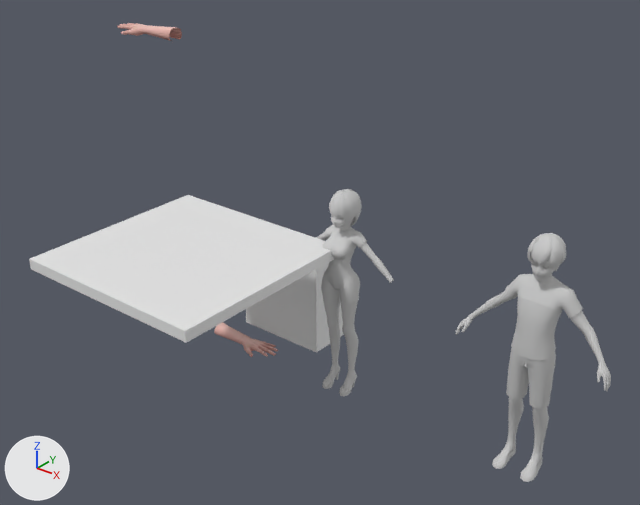
The FBX model Assets/Resources/Hand/boyhand/boyhand@bpenggang.FBX as it was, and as the next commit left it.
Rendered twice from a 50 mm lens placed at (4.43, -4.69, 4.01), pointed at (0.95, -0.34, 1.31). Lighting does not change. The marker at lower left points along +X, +Y and +Z. Where no turn or scale is listed for an object, it has been applied to the vertices.

Script lines for the objects in view, before the commit:
```python
ob_box001 = bpy.data.objects.new('Box001', me_mesh_016)
ob_box001.location = (0.109, -0.814, 1.156)
ob_box002 = bpy.data.objects.new('Box002', me_mesh_017)
ob_box002.location = (0.036, 0.445, 0.0)
ob_boy_hand002 = bpy.data.objects.new('Boy_Hand002', me_mesh_018)
ob_boy_hand002.location = (-1.167, 0.0, 2.505)
ob_boy_hand002.rotation_euler = (3.142, 0.0, -1.571)  # degrees (180, 0, -90)
ob_boy_hand002.scale = (-1.0, -1.0, -1.0)
ob_objdefault03 = bpy.data.objects.new('objdefault03', me_mesh_001)
ob_objdefault03.location = (0.898, 0.0, 0.0)
ob_objdefault07 = bpy.data.objects.new('objdefault07', me_mesh_004)
ob_objdefault07.location = (0.898, 0.0, 0.0)
ob_objdefault13 = bpy.data.objects.new('objdefault13', me_mesh_008)
ob_objdefault13.location = (2.436, 0.0, 0.0)
ob_objdefault15 = bpy.data.objects.new('objdefault15', me_mesh_010)
ob_objdefault15.location = (2.436, 0.0, 0.0)
ob_objdefault16 = bpy.data.objects.new('objdefault16', me_mesh_011)
ob_objdefault16.location = (2.436, 0.0, 0.0)
ob_objdefault17 = bpy.data.objects.new('objdefault17', me_mesh_012)
ob_objdefault17.location = (2.436, 0.0, 0.0)
# also in view: 'objdefault04' at (0.9, -0.02, 0.61); 'objdefault20' at (2.44, 0.02, 1.22); 'objdefault06' at (0.9, 0.0, 1.52); 'Boy_Hand' at (-0.11, -0.03, 0.03); 'objdefault12' at (2.44, -0.01, 0.07)
```
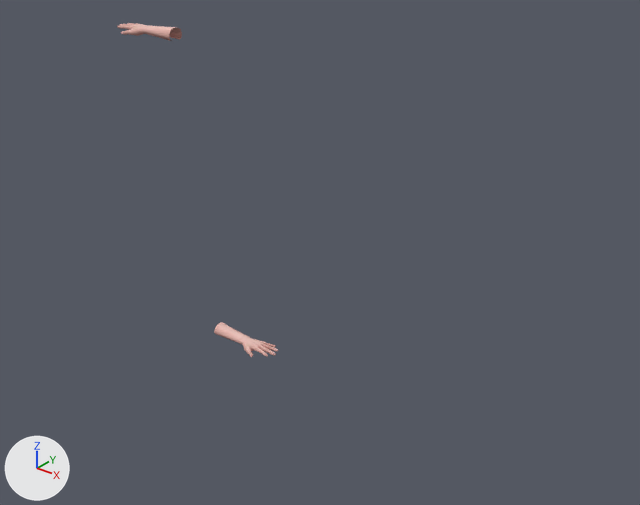
Where the change shows, as pixel boxes (x1, y1, x2, y2) in the pictures (640 x 505 px):
```json
{"object": "Box001", "change": "deleted", "before": [29, 195, 334, 343]}
{"object": "objdefault20", "change": "deleted", "before": [471, 274, 604, 362]}
{"object": "Box002", "change": "deleted", "before": [246, 263, 344, 353]}
{"object": "objdefault13", "change": "deleted", "before": [506, 348, 556, 453]}
{"object": "objdefault04", "change": "deleted", "before": [321, 271, 360, 370]}
{"object": "objdefault10", "change": "deleted", "before": [315, 224, 394, 283]}
{"object": "objdefault16", "change": "deleted", "before": [527, 233, 566, 269]}
{"object": "objdefault06", "change": "deleted", "before": [329, 189, 362, 230]}
{"object": "objdefault12", "change": "deleted", "before": [492, 440, 543, 482]}
{"object": "objdefault03", "change": "deleted", "before": [323, 361, 357, 397]}
{"object": "objdefault15", "change": "deleted", "before": [456, 314, 611, 391]}
{"object": "objdefault17", "change": "deleted", "before": [531, 257, 560, 281]}
{"object": "objdefault07", "change": "deleted", "before": [330, 205, 346, 228]}
```

The change, as JSON lines over the scene's bpy script:
```json
{"op": "remove", "block": "ob_objdefault03", "code": ["ob_objdefault03 = bpy.data.objects.new('objdefault03', me_mesh_001)", "ob_objdefault03.location = (0.898, 0.0, 0.0)"]}
{"op": "remove", "block": "ob_objdefault17", "code": ["ob_objdefault17 = bpy.data.objects.new('objdefault17', me_mesh_012)", "ob_objdefault17.location = (2.436, 0.0, 0.0)"]}
{"op": "remove", "block": "ob_objdefault16", "code": ["ob_objdefault16 = bpy.data.objects.new('objdefault16', me_mesh_011)", "ob_objdefault16.location = (2.436, 0.0, 0.0)"]}
{"op": "remove", "block": "ob_box002", "code": ["ob_box002 = bpy.data.objects.new('Box002', me_mesh_017)", "ob_box002.location = (0.036, 0.445, 0.0)"]}
{"op": "remove", "block": "ob_objdefault15", "code": ["ob_objdefault15 = bpy.data.objects.new('objdefault15', me_mesh_010)", "ob_objdefault15.location = (2.436, 0.0, 0.0)"]}
{"op": "remove", "block": "ob_objdefault13", "code": ["ob_objdefault13 = bpy.data.objects.new('objdefault13', me_mesh_008)", "ob_objdefault13.location = (2.436, 0.0, 0.0)"]}
{"op": "remove", "block": "ob_objdefault07", "code": ["ob_objdefault07 = bpy.data.objects.new('objdefault07', me_mesh_004)", "ob_objdefault07.location = (0.898, 0.0, 0.0)"]}
{"op": "remove", "block": "ob_box001", "code": ["ob_box001 = bpy.data.objects.new('Box001', me_mesh_016)", "ob_box001.location = (0.109, -0.814, 1.156)"]}
{"op": "remove", "block": "ob_objdefault12", "code": ["ob_objdefault12 = bpy.data.objects.new('objdefault12', me_mesh_007)", "ob_objdefault12.location = (2.436, 0.0, 0.0)"]}
{"op": "remove", "block": "ob_objdefault04", "code": ["ob_objdefault04 = bpy.data.objects.new('objdefault04', me_mesh_002)", "ob_objdefault04.location = (0.898, 0.0, 0.0)"]}
{"op": "remove", "block": "ob_objdefault06", "code": ["ob_objdefault06 = bpy.data.objects.new('objdefault06', me_mesh_003)", "ob_objdefault06.location = (0.898, 0.0, 0.0)"]}
{"op": "remove", "block": "ob_objdefault10", "code": ["ob_objdefault10 = bpy.data.objects.new('objdefault10', me_mesh_005)", "ob_objdefault10.location = (0.898, 0.0, 0.0)"]}
{"op": "remove", "block": "ob_objdefault20", "code": ["ob_objdefault20 = bpy.data.objects.new('objdefault20', me_mesh_015)", "ob_objdefault20.location = (2.436, 0.0, 0.0)"]}
```
